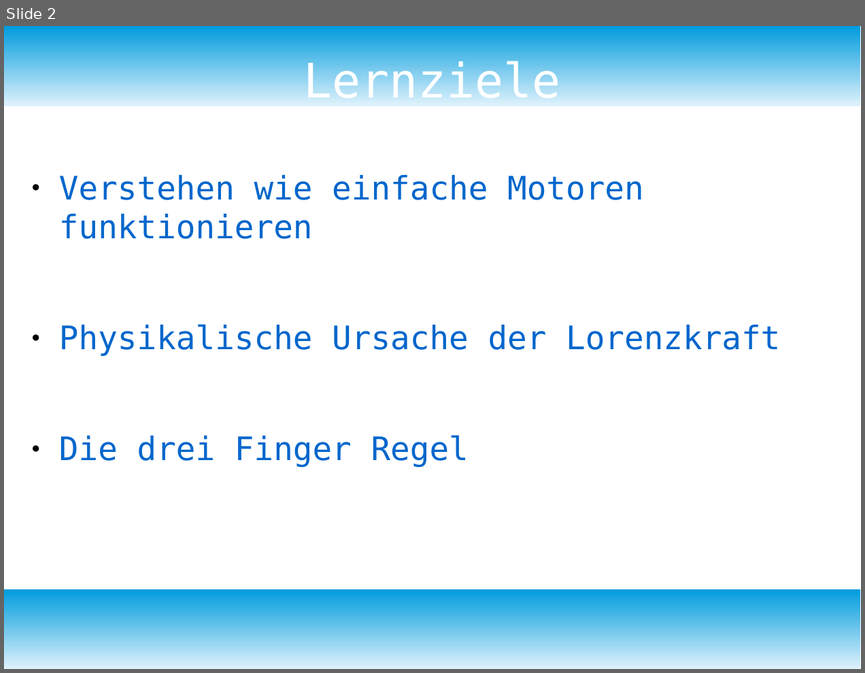
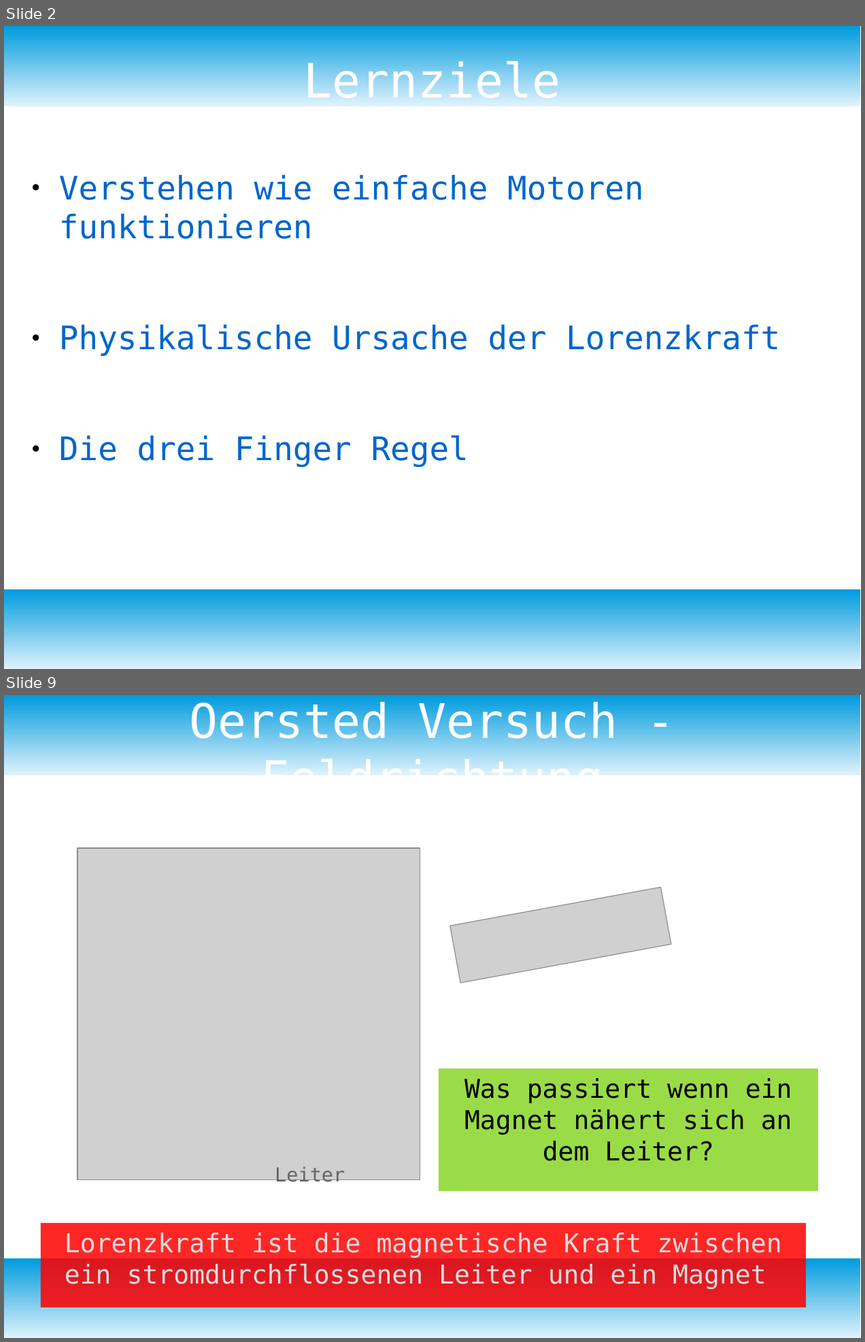
Before and after one commit to bearums/teaching, a slide deck: B5/physik/D12/2)Elektromagnetismus/05_HomopolarMotor/Homopolar_Motor.odp. Shown one above the other, each under a label of ours: slide 2 before the commit, slides 2 and 9 after it; the slides between them are not shown. The pictures are 865x673 and 865x1342 pixels, drawn with LibreOffice and Linux fonts; fonts in the diff are those of the drawing; grey boxes stand for pictures. Boxes give left, top, right and bottom in pixels: in the first picture for what was removed or moved away, otherwise in the second. Text is boxed around its words. In the diff, an @@ line names an element or a change of style, - is before the commit and + after.

```diff
--- a/B5/physik/D12/2)Elektromagnetismus/05_HomopolarMotor/Homopolar_Motor.odp
+++ b/B5/physik/D12/2)Elektromagnetismus/05_HomopolarMotor/Homopolar_Motor.odp
@@ slide 9 added at [4,695,861,1338], background #FFFFFF; not listed: 2 template elements that a slide beside it also shows @@
@@ title added at [189,700,618,771], 44 pt, text #FFFFFF @@
+Oersted Versuch - Feldrichtung
@@ picture added at [77,848,420,1180] @@
@@ picture added at [450,887,672,983] @@
@@ rectangle added at [439,1068,818,1190], fill #81D41A at 80% opacity, 24 pt, text #000000 @@
+Was passiert wenn ein Magnet nähert sich an dem Leiter?
@@ text added at [275,1166,345,1185], 18 pt, text #666666 @@
+Leiter
@@ rectangle added at [41,1223,806,1308], fill #FF0000 at 85% opacity, 24 pt, text #DDDDDD @@
+Lorenzkraft ist die magnetische Kraft zwischen ein stromdurchflossenen Leiter und ein Magnet
```
Also in this commit, not shown: 4 slides changed, 13 other slides added, 11 other files.
